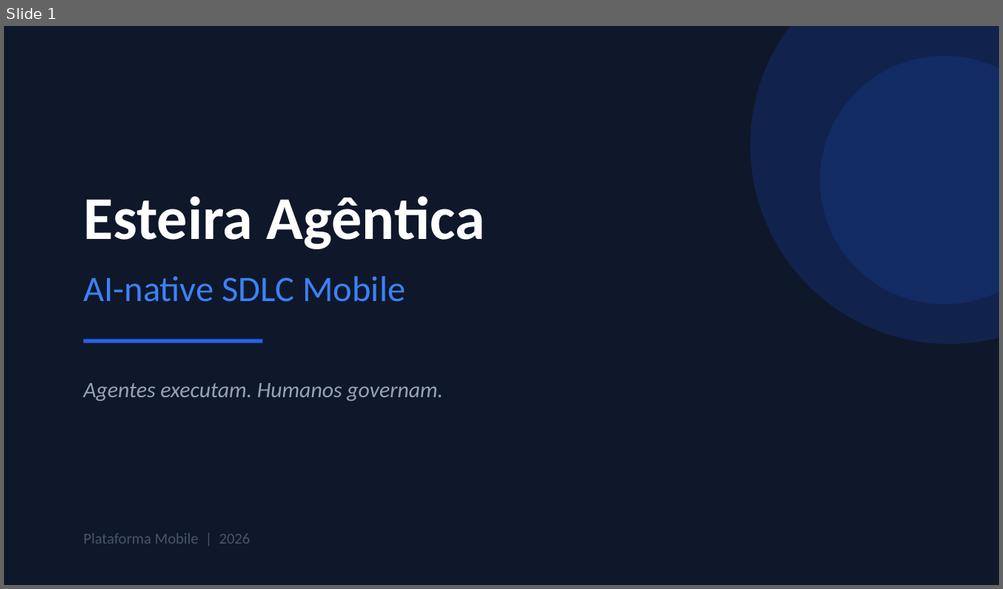
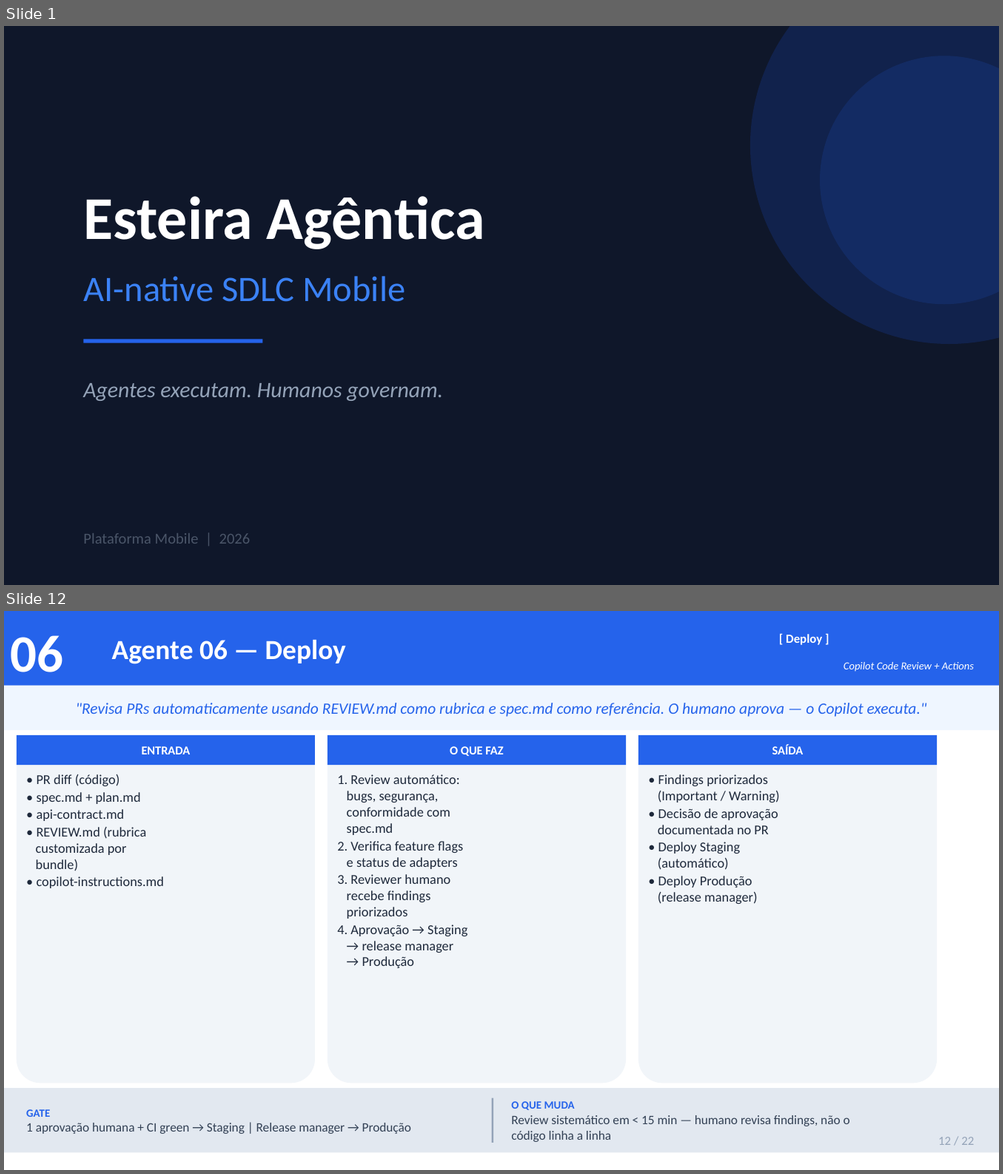
Before and after one commit to jpsslink/sdlc-agentico, a slide deck: esteira-agentica-pitch.pptx. Shown one above the other, each under a label of ours: slide 1 before the commit, slides 1 and 12 after it; the slides between them are not shown. The pictures are 1003x589 and 1003x1174 pixels, drawn with LibreOffice and Linux fonts; fonts in the diff are those of the drawing. Boxes give left, top, right and bottom in pixels: in the first picture for what was removed or moved away, otherwise in the second. Text is boxed around its words. In the diff, an @@ line names an element or a change of style, - is before the commit and + after.

```diff
--- a/esteira-agentica-pitch.pptx
+++ b/esteira-agentica-pitch.pptx
@@ slide 12 added at (x1=4, y1=611, x2=999, y2=1170), background #FFFFFF @@
@@ rectangle added at (x1=4, y1=611, x2=999, y2=686), fill #2563EB @@
@@ text added at (x1=10, y1=635, x2=63, y2=672), 38 pt, text #FFFFFF, bold @@
+06
@@ text added at (x1=112, y1=639, x2=346, y2=664), 20 pt, text #FFFFFF, bold @@
+Agente 06 — Deploy
@@ text added at (x1=785, y1=634, x2=822, y2=645), 9 pt, text #FFFFFF, bold @@
+[ Deploy ]
@@ text added at (x1=843, y1=662, x2=973, y2=672), 7.8 pt, text #FFFFFF, italic @@
+Copilot Code Review + Actions
@@ rectangle added at (x1=4, y1=686, x2=999, y2=730), fill #EFF6FF @@
@@ text added at (x1=76, y1=703, x2=927, y2=717), 11.5 pt, text #2563EB, italic @@
+"Revisa PRs automaticamente usando REVIEW.md como rubrica e spec.md como referência. O humano aprova — o Copilot executa."
@@ rounded rectangle added at (x1=17, y1=735, x2=316, y2=1083), fill #F1F5F9 @@
@@ rectangle added at (x1=17, y1=735, x2=316, y2=765), fill #2563EB @@
@@ rounded rectangle added at (x1=327, y1=735, x2=626, y2=1083), fill #F1F5F9 @@
@@ rectangle added at (x1=327, y1=735, x2=626, y2=765), fill #2563EB @@
@@ rounded rectangle added at (x1=638, y1=735, x2=937, y2=1083), fill #F1F5F9 @@
@@ rectangle added at (x1=638, y1=735, x2=937, y2=765), fill #2563EB @@
@@ text added at (x1=142, y1=746, x2=190, y2=755), 8.8 pt, text #FFFFFF, bold @@
+ENTRADA
@@ text added at (x1=449, y1=746, x2=503, y2=756), 8.8 pt, text #FFFFFF, bold @@
+O QUE FAZ
@@ text added at (x1=772, y1=745, x2=803, y2=755), 8.8 pt, text #FFFFFF, bold @@
+SAÍDA
@@ text added at (x1=36, y1=775, x2=165, y2=889), 9.8 pt, text #1E293B @@
+• PR diff (código)
+• spec.md + plan.md
+• api-contract.md
+• REVIEW.md (rubrica
+customizada por
+bundle)
+• copilot-instructions.md
@@ text added at (x1=337, y1=775, x2=467, y2=968), 9.8 pt, text #1E293B @@
+1. Review automático:
+bugs, segurança,
+conformidade com
+spec.md
+2. Verifica feature flags
+e status de adapters
+3. Reviewer humano
+recebe findings
+priorizados
+4. Aprovação → Staging
+→ release manager
+→ Produção
@@ text added at (x1=657, y1=775, x2=780, y2=904), 9.8 pt, text #1E293B @@
+• Findings priorizados
+(Important / Warning)
+• Decisão de aprovação
+documentada no PR
+• Deploy Staging
+(automático)
+• Deploy Produção
+(release manager)
@@ rectangle added at (x1=4, y1=1088, x2=999, y2=1153), fill #E2E8F0 @@
@@ rectangle added at (x1=492, y1=1099, x2=493, y2=1143), fill #94A3B8 @@
@@ text added at (x1=26, y1=1110, x2=411, y2=1134), 9.3 pt, text #334155 @@
+GATE
+1 aprovação humana + CI green → Staging | Release manager → Produção
@@ text added at (x1=511, y1=1102, x2=850, y2=1142), 9.3 pt, text #334155 @@
+O QUE MUDA
+Review sistemático em < 15 min — humano revisa findings, não o código linha a linha
@@ text added at (x1=938, y1=1137, x2=973, y2=1145), 9 pt, text #94A3B8 @@
+12 / 22
```
Also in this commit, not shown: 13 slides changed, 7 other slides added, 1 other file.
